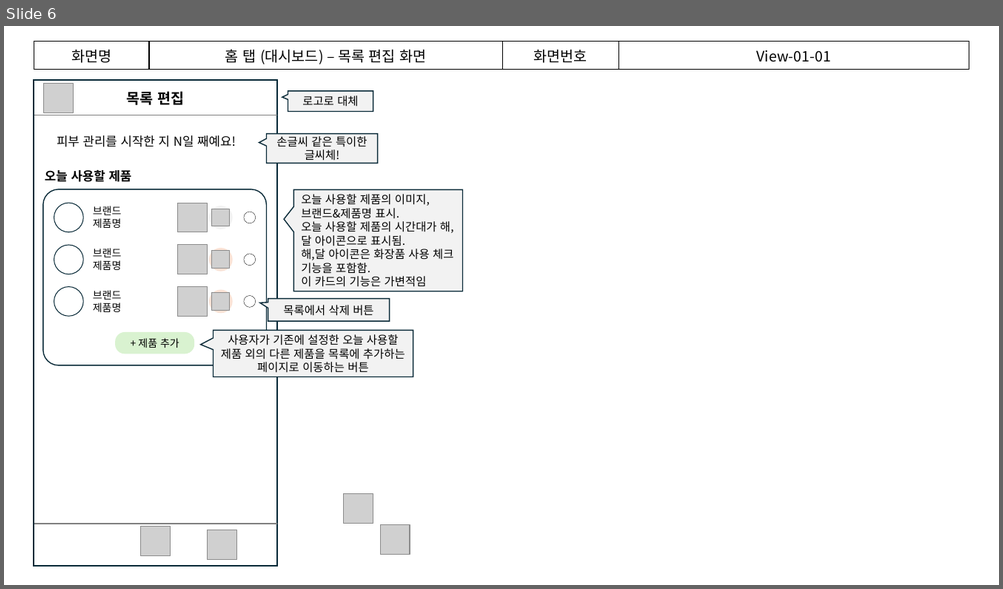
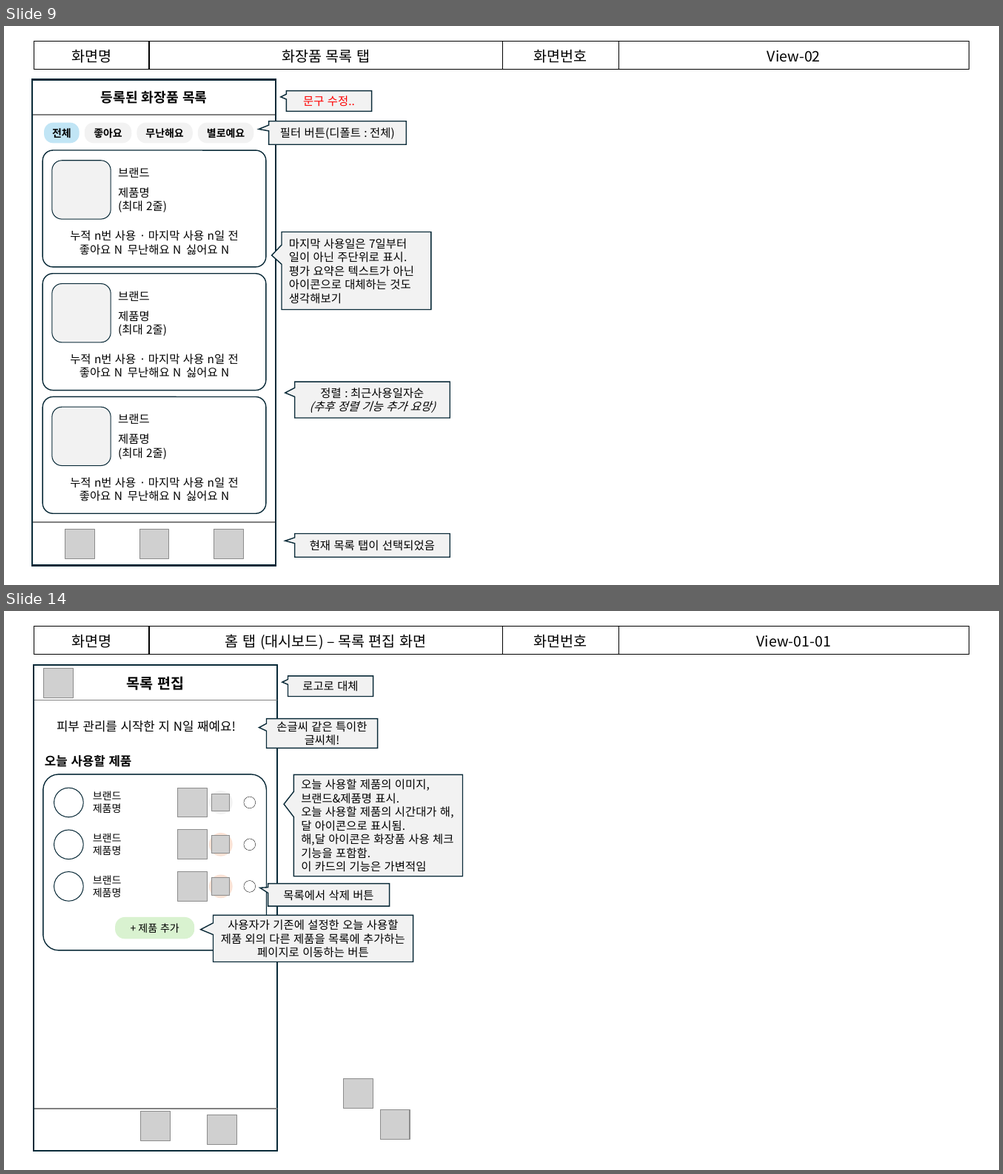
Before and after one commit to joo-hyejin/app_study, a slide deck: 기획서 - 프로토타입.pptx. Shown one above the other, each under a label of ours: slide 6 before the commit, slides 9 and 14 after it; the slides between them are not shown. The pictures are 1003x589 and 1003x1174 pixels, drawn with LibreOffice and Linux fonts; fonts in the diff are those of the drawing; grey boxes stand for pictures; background and template pictures are left out. Boxes give left, top, right and bottom in pixels: in the first picture for what was removed or moved away, otherwise in the second. Text is boxed around its words. In the diff, an @@ line names an element or a change of style, - is before the commit and + after.

```diff
--- a/기획서 - 프로토타입.pptx
+++ b/기획서 - 프로토타입.pptx
@@ slide 9 added at box(4, 26, 999, 585), background #FFFFFF @@
@@ table added at box(34, 41, 969, 68), 1 rows, 4 columns @@
+화면명 | 화장품 목록 탭 | 화면번호 | View-02
@@ rectangle added at box(32, 80, 276, 566), outline #092A39 1.5 pt @@
@@ text added at box(101, 90, 207, 104), 13 pt, text #000000, bold @@
+등록된 화장품 목록
@@ speech box added at box(286, 91, 371, 111), fill #F2F2F2, outline #092A39 1 pt, 11 pt, text #FF0000 @@
+문구 수정..
@@ line added from (32, 115) to (276, 115), #808080 1.5 pt @@
@@ rounded rectangle added at box(44, 123, 79, 144), fill #C1E5F5, 10 pt, text #000000, bold @@
+전체
@@ rounded rectangle added at box(85, 123, 131, 144), fill #F2F2F2, 10 pt, text #000000, bold @@
+좋아요
@@ rounded rectangle added at box(136, 123, 193, 144), fill #F2F2F2, 10 pt, text #000000, bold @@
+무난해요
@@ rounded rectangle added at box(198, 123, 254, 144), fill #F2F2F2, 10 pt, text #000000, bold @@
+별로예요
@@ speech box added at box(269, 121, 406, 144), fill #F2F2F2, outline #092A39 1 pt, 11 pt, text #000000 @@
+필터 버튼(디폴트 : 전체)
@@ group added at box(42, 150, 266, 268): 2 rounded rectangles, 2 texts @@
+세그먼티드 컨트롤
+브랜드
+제품명
+(최대 2줄)
+누적 n번 사용 · 마지막 사용 n일 전
+좋아요 N 무난해요 N 싫어요 N
@@ speech box added at box(282, 232, 431, 309), fill #F2F2F2, outline #092A39 1 pt, 11 pt, text #000000 @@
+마지막 사용일은 7일부터 일이 아닌 주단위로 표시.
+평가 요약은 텍스트가 아닌 아이콘으로 대체하는 것도 생각해보기
@@ group added at box(42, 274, 266, 391): 2 rounded rectangles, 2 texts @@
+세그먼티드 컨트롤
+브랜드
+제품명
+(최대 2줄)
+누적 n번 사용 · 마지막 사용 n일 전
+좋아요 N 무난해요 N 싫어요 N
@@ speech box added at box(295, 382, 450, 417), fill #F2F2F2, outline #092A39 1 pt, 11 pt, text #000000, italic @@
+정렬 : 최근사용일자순
+(추후 정렬 기능 추가 요망)
@@ group added at box(42, 397, 266, 514): 2 rounded rectangles, 2 texts @@
+세그먼티드 컨트롤
+브랜드
+제품명
+(최대 2줄)
+누적 n번 사용 · 마지막 사용 n일 전
+좋아요 N 무난해요 N 싫어요 N
@@ line added from (32, 523) to (276, 523), #808080 1.5 pt @@
@@ picture added at box(65, 530, 94, 559) @@
@@ picture added at box(140, 530, 169, 559) @@
@@ picture added at box(214, 530, 244, 559) @@
@@ speech box added at box(295, 534, 450, 557), fill #F2F2F2, outline #092A39 1 pt, 11 pt, text #000000 @@
+현재 목록 탭이 선택되었음
@@ what was slide 6 is now slide 14 @@
```
Also in this commit, not shown: 2 slides changed, 7 other slides added, 1 other file.
